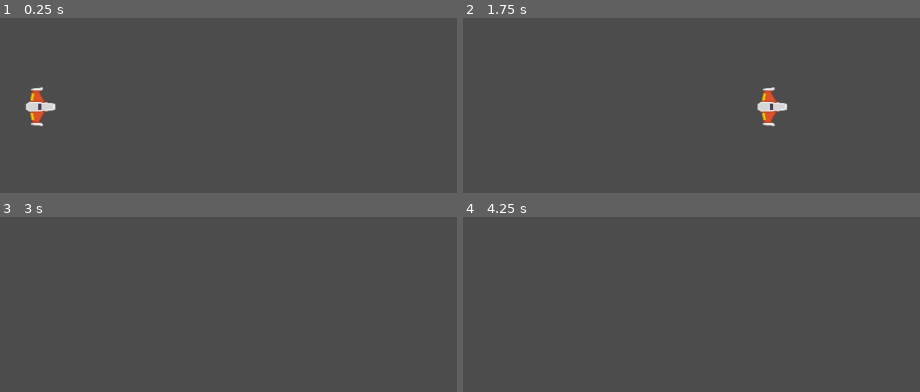
Above: before the commit, frames 1-4 (two rows, left to right).
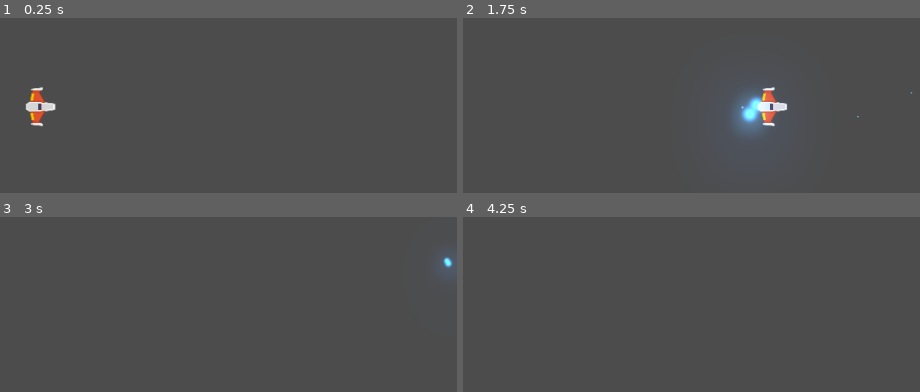
Above: after the commit, the same moments.

Repository: prietodactyl/Meteoritos
Game: Godot game, scene res://Juego/Niveles/NivelTest.tscn
The game is run twice, just before and just after one commit, with the same random seed, the same clock (stepped at 60 frames per second) and the same inputs.
Inputs (mouse positions are in pixels of both pictures, inside the frame that each line leads up to):
- Up to frame 1 (0.25 s): no input
- Up to frame 2 (1.75 s): tap Enter at 0.5 s; move the mouse to (696, 89) at 0.52 s; hold W (Mover Adelante) 0.53-1.28 s; right-click (696, 89) at 0.6 s; move the mouse to (outside the picture) at 1.27 s; tap S (Mover atrás) at 1.35 s; right-click (outside the picture) at 1.55 s
- Up to frame 3 (3 s): move the mouse to (outside the picture) at 2.02 s; hold A (Rotar Antihorario) 2.03-2.78 s; hold W (Mover Adelante) from 2.03 s (still down); right-click (outside the picture) at 2.3 s; move the mouse to (outside the picture) at 2.77 s; tap D (Rotar Horario) at 2.85 s
- Up to frame 4 (4.25 s): right-click (outside the picture) at 3.05 s; tap Space (disparo_principal) at 3.5 s; move the mouse to (760, 381) at 3.52 s; release W (Mover Adelante) at 3.53 s; hold Space (disparo_principal) from 3.53 s (still down); right-click (760, 381) at 3.8 s

The runs differ from the first frame. In frame 2, 2.3% of the frame differs, in the area x 58-99%, y 40-70%; in frame 3, 0.3%; in frame 4, nothing differs.

Commit message:
Se agregó láser secundario y brillo

Diff:
--- a/Juego/Naves/Player/Player.gd
+++ b/Juego/Naves/Player/Player.gd
@@ -11,6 +11,7 @@
 
 ## Atributos onready
 onready var canion:Canion = $Canion
+onready var laser:RayoLaser = $LaserBeam2D
 
 ## Métodos
 func _integrate_forces(state: Physics2DDirectBodyState) -> void:
@@ -19,6 +20,14 @@
 
 func _process(delta: float) -> void:
 	player_input()
+
+func _unhandled_input(event: InputEvent) -> void:
+	# Disparo Rayo
+	if event.is_action("disparo_secundario"):
+		laser.set_is_casting(true)
+
+	if event.is_action_released("disparo_secundario"):
+		laser.set_is_casting(false)
 
 ## Métodos Custom
 func player_input() -> void:
--- a/Juego/Naves/Player/Player.tscn
+++ b/Juego/Naves/Player/Player.tscn
@@ -1,9 +1,10 @@
-[gd_scene load_steps=6 format=2]
+[gd_scene load_steps=7 format=2]
 
 [ext_resource path="res://Juego/Naves/Player/player_orange.png" type="Texture" id=1]
 [ext_resource path="res://Juego/Naves/Player/Player.gd" type="Script" id=2]
 [ext_resource path="res://Juego/Naves/Player/MaterialFisico.tres" type="PhysicsMaterial" id=3]
 [ext_resource path="res://Juego/Proyectiles/Canion.tscn" type="PackedScene" id=4]
+[ext_resource path="res://Juego/Proyectiles/Laser/LaserBeam2D.tscn" type="PackedScene" id=5]
 
 [sub_resource type="CircleShape2D" id=1]
 radius = 19.105
@@ -17,6 +18,8 @@
 script = ExtResource( 2 )
 potencia_motor = 15
 potencia_rotacion = 100
+
+[node name="LaserBeam2D" parent="." instance=ExtResource( 5 )]
 
 [node name="Sprite" type="Sprite" parent="."]
 rotation = 1.5708
--- a/Juego/Niveles/Nivel.gd
+++ b/Juego/Niveles/Nivel.gd
@@ -8,7 +8,6 @@
 func _ready() -> void:
 	conectar_seniales()
 	crear_contenedores()
-	Eventos.connect("disparo", self, "_on_disparo")
 
 ## Métodos Custom
 func conectar_seniales() -> void:
--- a/Juego/Niveles/NivelTest.tscn
+++ b/Juego/Niveles/NivelTest.tscn
@@ -1,10 +1,14 @@
-[gd_scene load_steps=3 format=2]
+[gd_scene load_steps=4 format=2]
 
 [ext_resource path="res://Juego/Naves/Player/Player.tscn" type="PackedScene" id=1]
 [ext_resource path="res://Juego/Niveles/Nivel.gd" type="Script" id=2]
+[ext_resource path="res://default_env.tres" type="Environment" id=3]
 
 [node name="NivelTest" type="Node2D"]
 script = ExtResource( 2 )
 
 [node name="Player" parent="." instance=ExtResource( 1 )]
 position = Vector2( 491, 292 )
+
+[node name="WorldEnvironment" type="WorldEnvironment" parent="."]
+environment = ExtResource( 3 )
--- /dev/null
+++ b/Juego/Proyectiles/Laser/LaserBeam2D.gd
@@ -0,0 +1,85 @@
+# Casts a laser along a raycast, emitting particles on the impact point.
+# Use `is_casting` to make the laser fire and stop.
+# You can attach it to a weapon or a ship; the laser will rotate with its parent.
+class_name RayoLaser
+extends RayCast2D
+
+# Speed at which the laser extends when first fired, in pixels per seconds.
+export var cast_speed := 7000.0
+# Maximum length of the laser in pixels.
+export var max_length := 1400.0
+# Base duration of the tween animation in seconds.
+export var growth_time := 0.1
+
+# If `true`, the laser is firing.
+# It plays appearing and disappearing animations when it's not animating.
+# See `appear()` and `disappear()` for more information.
+var is_casting := false setget set_is_casting
+
+onready var fill := $FillLine2D
+onready var tween := $Tween
+onready var casting_particles := $CastingParticles2D
+onready var collision_particles := $CollisionParticles2D
+onready var beam_particles := $BeamParticles2D
+onready var laser_sfx: AudioStreamPlayer2D = $LaserSFX
+onready var line_width: float = fill.width
+
+
+func _ready() -> void:
+	set_physics_process(false)
+	fill.points[1] = Vector2.ZERO
+
+
+func _physics_process(delta: float) -> void:
+	cast_to = (cast_to + Vector2.RIGHT * cast_speed * delta).clamped(max_length)
+	cast_beam()
+
+
+func set_is_casting(cast: bool) -> void:
+	is_casting = cast
+
+	if is_casting:
+		laser_sfx.play()
+		cast_to = Vector2.ZERO
+		fill.points[1] = cast_to
+		appear()
+	else:
+		laser_sfx.stop()
+		collision_particles.emitting = false
+		disappear()
+
+	set_physics_process(is_casting)
+	beam_particles.emitting = is_casting
+	casting_particles.emitting = is_casting
+
+
+# Controls the emission of particles and extends the Line2D to `cast_to` or the ray's
+# collision point, whichever is closest.
+func cast_beam() -> void:
+	var cast_point := cast_to
+
+	force_raycast_update()
+	collision_particles.emitting = is_colliding()
+
+	if is_colliding():
+		cast_point = to_local(get_collision_point())
+		collision_particles.global_rotation = get_collision_normal().angle()
+		collision_particles.position = cast_point
+
+	fill.points[1] = cast_point
+	beam_particles.position = cast_point * 0.5
+	beam_particles.process_material.emission_box_extents.x = cast_point.length() * 0.5
+
+
+func appear() -> void:
+	if tween.is_active():
+		tween.stop_all()
+	tween.interpolate_property(fill, "width", 0, line_width, growth_time * 2)
+	tween.start()
+
+
+func disappear() -> void:
+	if tween.is_active():
+		tween.stop_all()
+	tween.interpolate_property(fill, "width", fill.width, 0, growth_time)
+	tween.start()
--- /dev/null
+++ b/Juego/Proyectiles/Laser/LaserBeam2D.tscn
@@ -0,0 +1,115 @@
+[gd_scene load_steps=13 format=2]
+
+[ext_resource path="res://Juego/Proyectiles/Laser/LaserBeam2D.gd" type="Script" id=1]
+[ext_resource path="res://Juego/Proyectiles/Laser/glowing_circle.png" type="Texture" id=2]
+[ext_resource path="res://Juego/Proyectiles/Laser/sonido_disparo_secundario.ogg" type="AudioStream" id=3]
+
+[sub_resource type="Gradient" id=1]
+offsets = PoolRealArray( 0.582915, 1 )
+colors = PoolColorArray( 1, 1, 1, 1, 1, 1, 1, 0 )
+
+[sub_resource type="GradientTexture" id=2]
+gradient = SubResource( 1 )
+
+[sub_resource type="Curve" id=3]
+_data = [ Vector2( 0.518072, 1 ), 0.0, -3.53434, 0, 0, Vector2( 1, 0 ), 0.0, 0.0, 0, 0 ]
+
+[sub_resource type="CurveTexture" id=4]
+curve = SubResource( 3 )
+
+[sub_resource type="ParticlesMaterial" id=5]
+flag_disable_z = true
+gravity = Vector3( 0, 0, 0 )
+initial_velocity = 100.0
+orbit_velocity = 0.0
+orbit_velocity_random = 0.0
+scale = 0.5
+scale_curve = SubResource( 4 )
+color_ramp = SubResource( 2 )
+
+[sub_resource type="Curve" id=6]
+_data = [ Vector2( 0, 0 ), 0.0, 0.0, 0, 0, Vector2( 0.503614, 0.957505 ), 0.0, 0.0, 0, 0, Vector2( 1, 0 ), 0.0, 0.0, 0, 0 ]
+
+[sub_resource type="CurveTexture" id=7]
+curve = SubResource( 6 )
+
+[sub_resource type="ParticlesMaterial" id=8]
+emission_shape = 2
+emission_box_extents = Vector3( 60, 20, 1 )
+flag_align_y = true
+flag_disable_z = true
+direction = Vector3( -1, 0, 0 )
+spread = 0.0
+gravity = Vector3( 0, 0, 0 )
+initial_velocity = 30.0
+orbit_velocity = 0.0
+orbit_velocity_random = 0.0
+tangential_accel = 100.0
+tangential_accel_random = 1.0
+scale = 0.3
+scale_curve = SubResource( 7 )
+
+[sub_resource type="ParticlesMaterial" id=9]
+flag_disable_z = true
+spread = 50.0
+gravity = Vector3( 0, 0, 0 )
+initial_velocity = 300.0
+orbit_velocity = 0.0
+orbit_velocity_random = 0.0
+scale = 0.5
+scale_curve = SubResource( 4 )
+color_ramp = SubResource( 2 )
+
+[node name="LaserBeam2D" type="RayCast2D"]
+enabled = true
+cast_to = Vector2( 0, 0 )
+script = ExtResource( 1 )
+
+[node name="FillLine2D" type="Line2D" parent="."]
+modulate = Color( 1.5, 1.5, 1.5, 1 )
+points = PoolVector2Array( 0, 0, 100, 0 )
+default_color = Color( 0.301961, 0.65098, 1, 1 )
+texture_mode = 2
+joint_mode = 2
+begin_cap_mode = 2
+end_cap_mode = 2
+sharp_limit = 8.0
+antialiased = true
+
+[node name="CastingParticles2D" type="Particles2D" parent="."]
+modulate = Color( 1.5, 1.5, 1.5, 1 )
+show_behind_parent = true
+emitting = false
+lifetime = 0.3
+visibility_rect = Rect2( 0, -18.722, 29.6756, 38.4841 )
+local_coords = false
+process_material = SubResource( 5 )
+texture = ExtResource( 2 )
+
+[node name="BeamParticles2D" type="Particles2D" parent="."]
+modulate = Color( 1.5, 1.5, 1.5, 1 )
+emitting = false
+amount = 50
+preprocess = 1.0
+randomness = 1.0
+visibility_rect = Rect2( -2500, -2500, 5000, 5000 )
+local_coords = false
+draw_order = 1
+process_material = SubResource( 8 )
+texture = ExtResource( 2 )
+
+[node name="CollisionParticles2D" type="Particles2D" parent="."]
+modulate = Color( 1.5, 1.5, 1.5, 1 )
+show_behind_parent = true
+emitting = false
+amount = 16
+lifetime = 0.3
+visibility_rect = Rect2( -2500, -2500, 5000, 5000 )
+local_coords = false
+process_material = SubResource( 9 )
+texture = ExtResource( 2 )
+
+[node name="Tween" type="Tween" parent="."]
+
+[node name="LaserSFX" type="AudioStreamPlayer2D" parent="."]
+stream = ExtResource( 3 )
--- a/Juego/Proyectiles/Proyectil.tscn
+++ b/Juego/Proyectiles/Proyectil.tscn
@@ -11,6 +11,7 @@
 script = ExtResource( 2 )
 
 [node name="Sprite" type="Sprite" parent="."]
+modulate = Color( 2, 0, 0, 1 )
 rotation = 1.5708
 scale = Vector2( 0.4, 0.5 )
 texture = ExtResource( 1 )
--- a/default_env.tres
+++ b/default_env.tres
@@ -3,5 +3,10 @@
 [sub_resource type="ProceduralSky" id=1]
 
 [resource]
-background_mode = 2
+background_mode = 4
 background_sky = SubResource( 1 )
+glow_enabled = true
+glow_intensity = 0.6
+glow_blend_mode = 0
+glow_bicubic_upscale = true
+glow_high_quality = true
--- a/project.godot
+++ b/project.godot
@@ -28,12 +28,18 @@
 "class": "Proyectil",
 "language": "GDScript",
 "path": "res://Juego/Proyectiles/Proyectil.gd"
+}, {
+"base": "RayCast2D",
+"class": "RayoLaser",
+"language": "GDScript",
+"path": "res://Juego/Proyectiles/Laser/LaserBeam2D.gd"
 } ]
 _global_script_class_icons={
 "Canion": "",
 "Nivel": "",
 "Player": "",
-"Proyectil": ""
+"Proyectil": "",
+"RayoLaser": ""
 }
 
 [application]
@@ -79,6 +85,12 @@
 disparo_principal={
 "deadzone": 0.5,
 "events": [ Object(InputEventKey,"resource_local_to_scene":false,"resource_name":"","device":0,"alt":false,"shift":false,"control":false,"meta":false,"command":false,"pressed":false,"scancode":32,"physical_scancode":0,"unicode":0,"echo":false,"script":null)
+, Object(InputEventMouseButton,"resource_local_to_scene":false,"resource_name":"","device":0,"alt":false,"shift":false,"control":false,"meta":false,"command":false,"button_mask":0,"position":Vector2( 0, 0 ),"global_position":Vector2( 0, 0 ),"factor":1.0,"button_index":1,"pressed":false,"doubleclick":false,"script":null)
+ ]
+}
+disparo_secundario={
+"deadzone": 0.5,
+"events": [ Object(InputEventMouseButton,"resource_local_to_scene":false,"resource_name":"","device":0,"alt":false,"shift":false,"control":false,"meta":false,"command":false,"button_mask":0,"position":Vector2( 0, 0 ),"global_position":Vector2( 0, 0 ),"factor":1.0,"button_index":2,"pressed":false,"doubleclick":false,"script":null)
  ]
 }
 
Binary file added: Juego/Proyectiles/Laser/glowing_circle.png
Not shown, added: Juego/Proyectiles/Laser/glowing_circle.png.import
Not shown, added: Juego/Proyectiles/Laser/sonido_disparo_secundario.ogg.import
Not shown, added: Juego/Proyectiles/Laser/sonido_disparo_secundario.ogg
